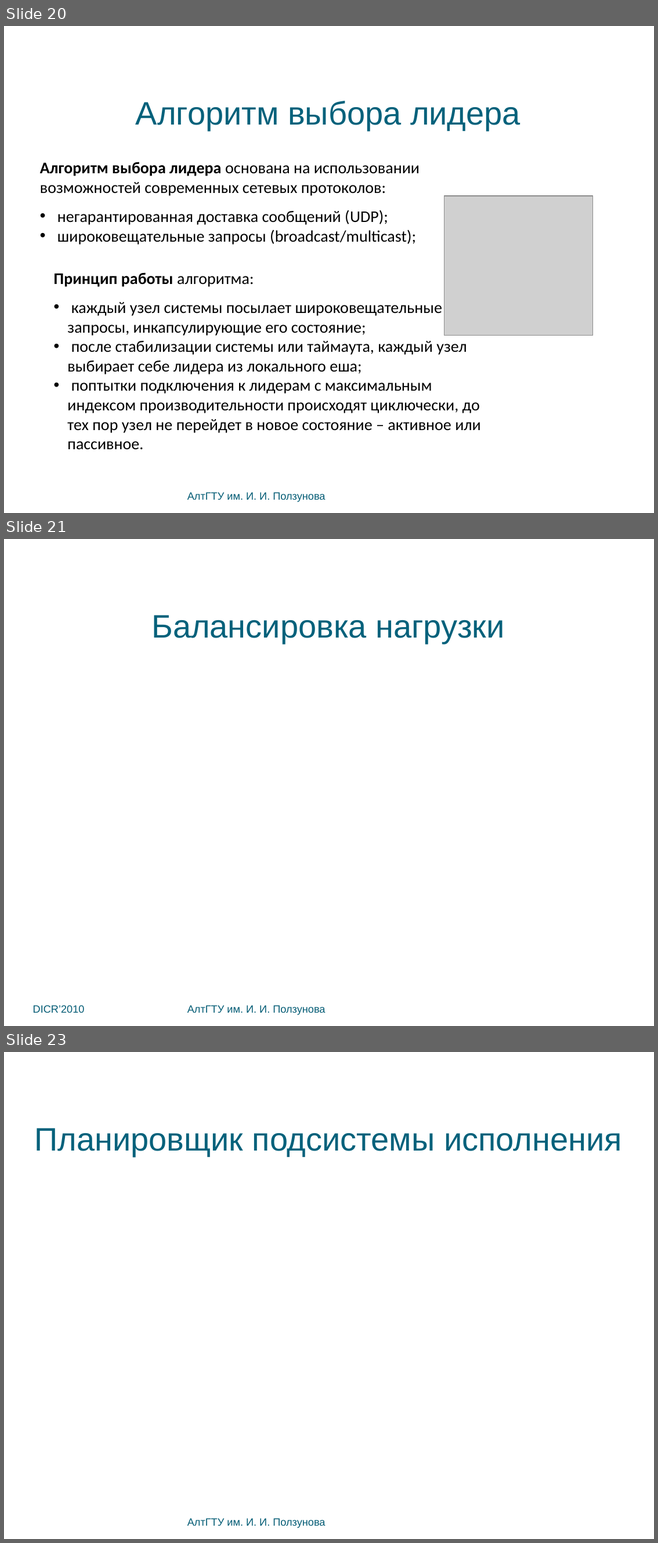
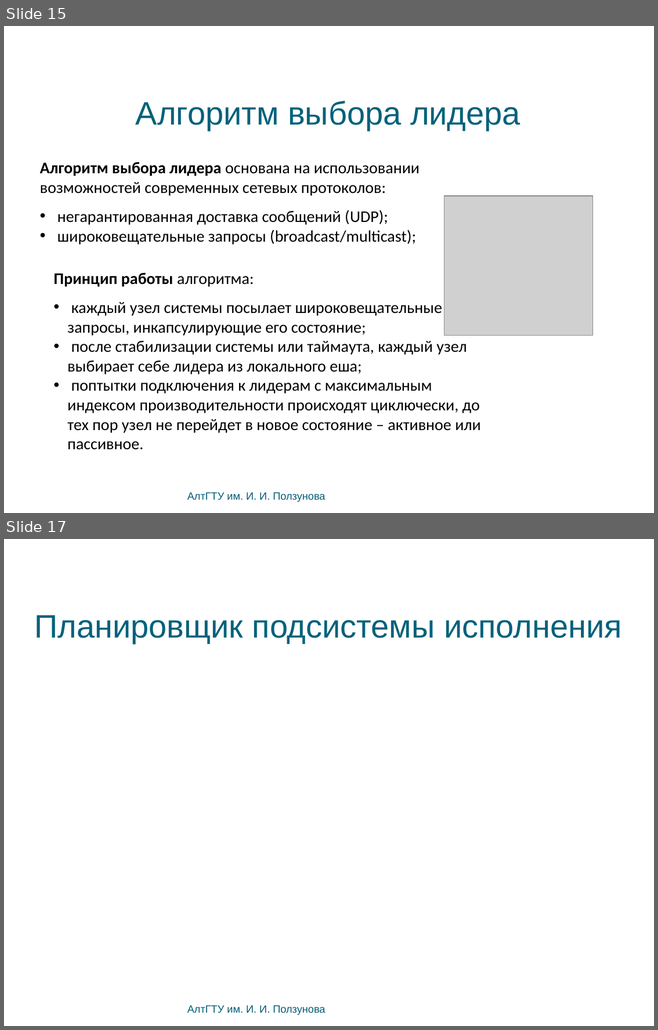
Before and after one commit to bluerain/snoopy, a slide deck: diploma/trunk/ppt/kostyukov.pptx. Shown one above the other, each under a label of ours: slides 20, 21 and 23 before the commit, slides 15 and 17 after it; the slides between them are not shown. The pictures are 658x1543 and 658x1030 pixels, drawn with LibreOffice and Linux fonts; fonts in the diff are those of the drawing; grey boxes stand for pictures; background and template pictures are left out. Boxes give left, top, right and bottom in pixels: in the first picture for what was removed or moved away, otherwise in the second. Text is boxed around its words. In the diff, an @@ line names an element or a change of style, - is before the commit and + after.

```diff
--- a/diploma/trunk/ppt/kostyukov.pptx
+++ b/diploma/trunk/ppt/kostyukov.pptx
@@ slide 21 removed at (4,539,654,1026), background picture (left out) @@
@@ text removed at (151,615,504,643) @@
-Балансировка нагрузки
@@ text removed at (33,1005,85,1013) @@
-DICR’2010
@@ text removed at (187,1005,325,1015) @@
-АлтГТУ им. И. И. Ползунова
@@ what was slide 20 is now slide 15 @@
@@ what was slide 23 is now slide 17 @@
```
Also in this commit, not shown: 9 slides changed, 6 other slides removed, 10 other files.
